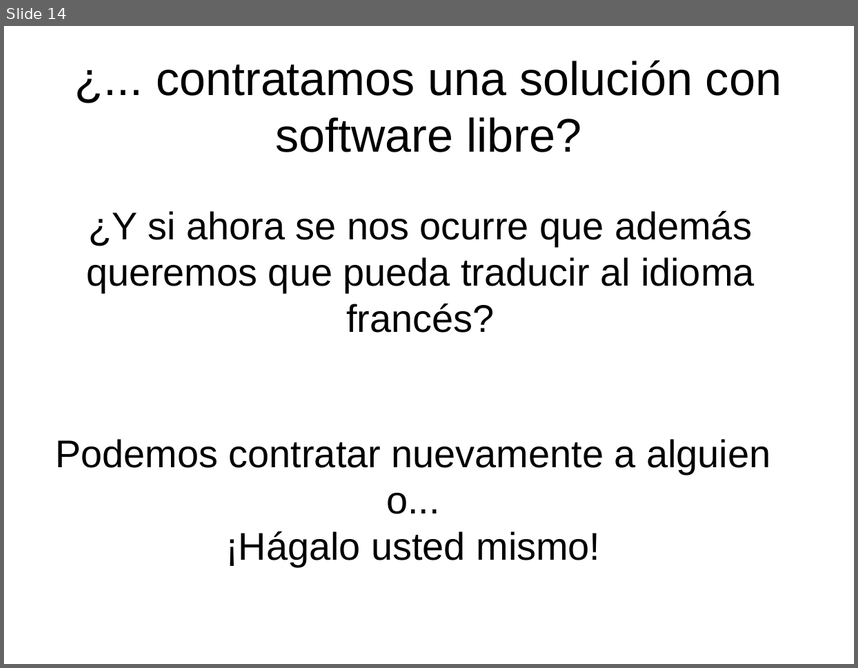
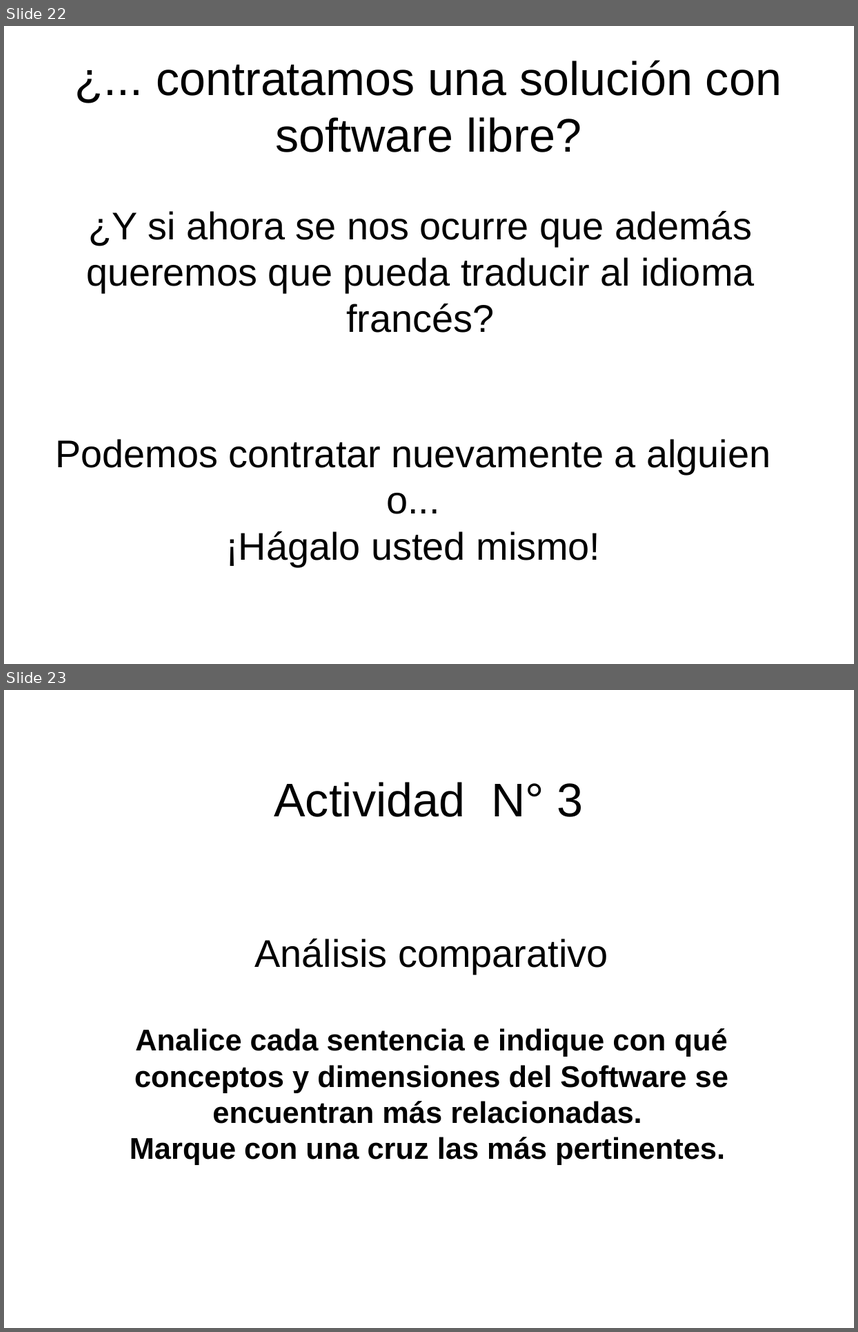
Before and after one commit to opensas/floss-demo, a slide deck: docs/TallerSL.odp. Shown one above the other, each under a label of ours: slide 14 before the commit, slides 22 and 23 after it. The pictures are 858x668 and 858x1332 pixels, drawn with LibreOffice and Linux fonts; fonts in the diff are those of the drawing. Boxes give left, top, right and bottom in pixels: in the first picture for what was removed or moved away, otherwise in the second. Text is boxed around its words. In the diff, an @@ line names an element or a change of style, - is before the commit and + after.

```diff
--- a/docs/TallerSL.odp
+++ b/docs/TallerSL.odp
@@ slide 23 added at [4,690,854,1328], background #FFFFFF @@
@@ title added at [274,782,584,817], 44 pt, text #000000 @@
+Actividad N° 3
@@ text added at [130,938,728,1165], 28 pt, text #000000, bold @@
+Análisis comparativo
+Analice cada sentencia e indique con qué conceptos y dimensiones del Software se encuentran más relacionadas.
+Marque con una cruz las más pertinentes.
@@ what was slide 14 is now slide 22 @@
```
Also in this commit, not shown: 7 slides changed, 11 other slides added, 2 other files.
